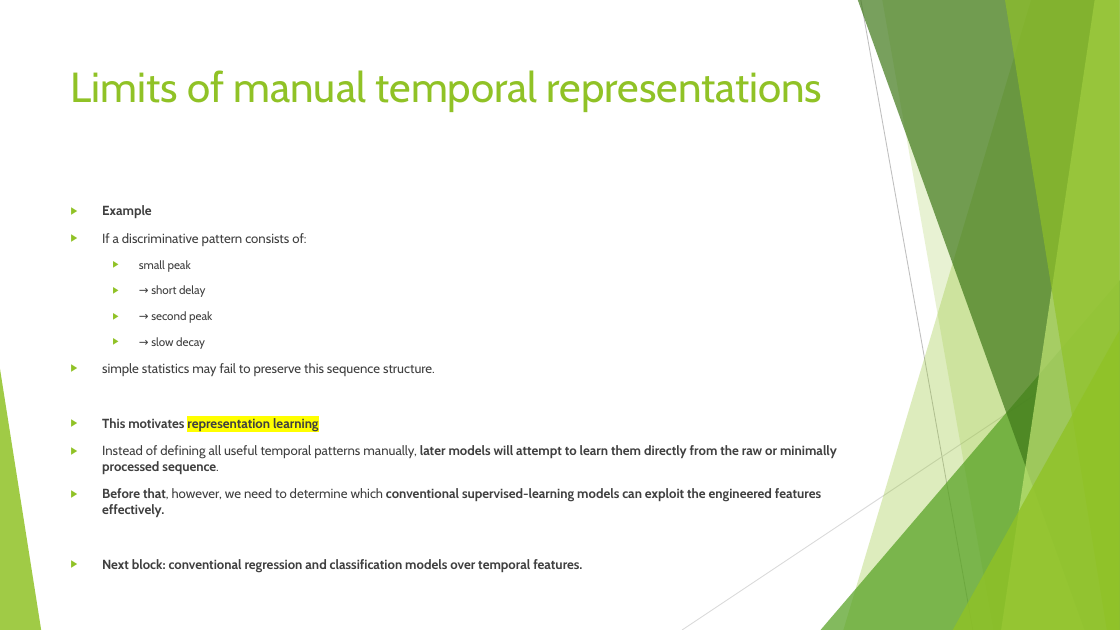
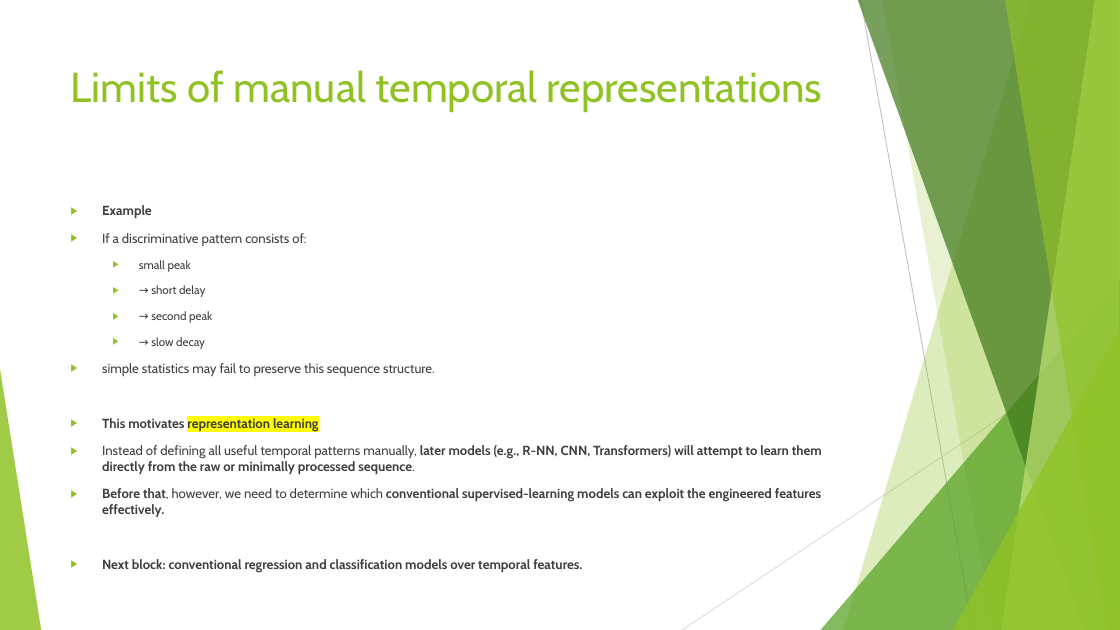
Before and after one commit to FranzGH/timeseries, a slide deck: slide 106 of Slides/03 Traditional Baselines and Feature-Based Machine Learning.pptx (slide 95 before the commit). Drawn at 1120x630 pixels with LibreOffice and Linux fonts; fonts in the diff are those of the drawing. Boxes give left, top, right and bottom in pixels: in the first picture for what was removed or moved away, otherwise in the second. Text is boxed around its words. In the diff, an @@ line names an element or a change of style, - is before the commit and + after.

```diff
--- a/Slides/03 Traditional Baselines and Feature-Based Machine Learning.pptx
+++ b/Slides/03 Traditional Baselines and Feature-Based Machine Learning.pptx
@@ text at (102, 445, 822, 474): text changed @@
-▶ Instead of defining all useful temporal patterns manually, later models will attempt to learn them directly from the raw or minimally processed sequence.
+▶ Instead of defining all useful temporal patterns manually, later models (e.g., R-NN, CNN, Transformers) will attempt to learn them directly from the raw or minimally processed sequence.
```
Also in this commit, not shown: 34 other slides changed, 15 slides added, 4 slides removed.
